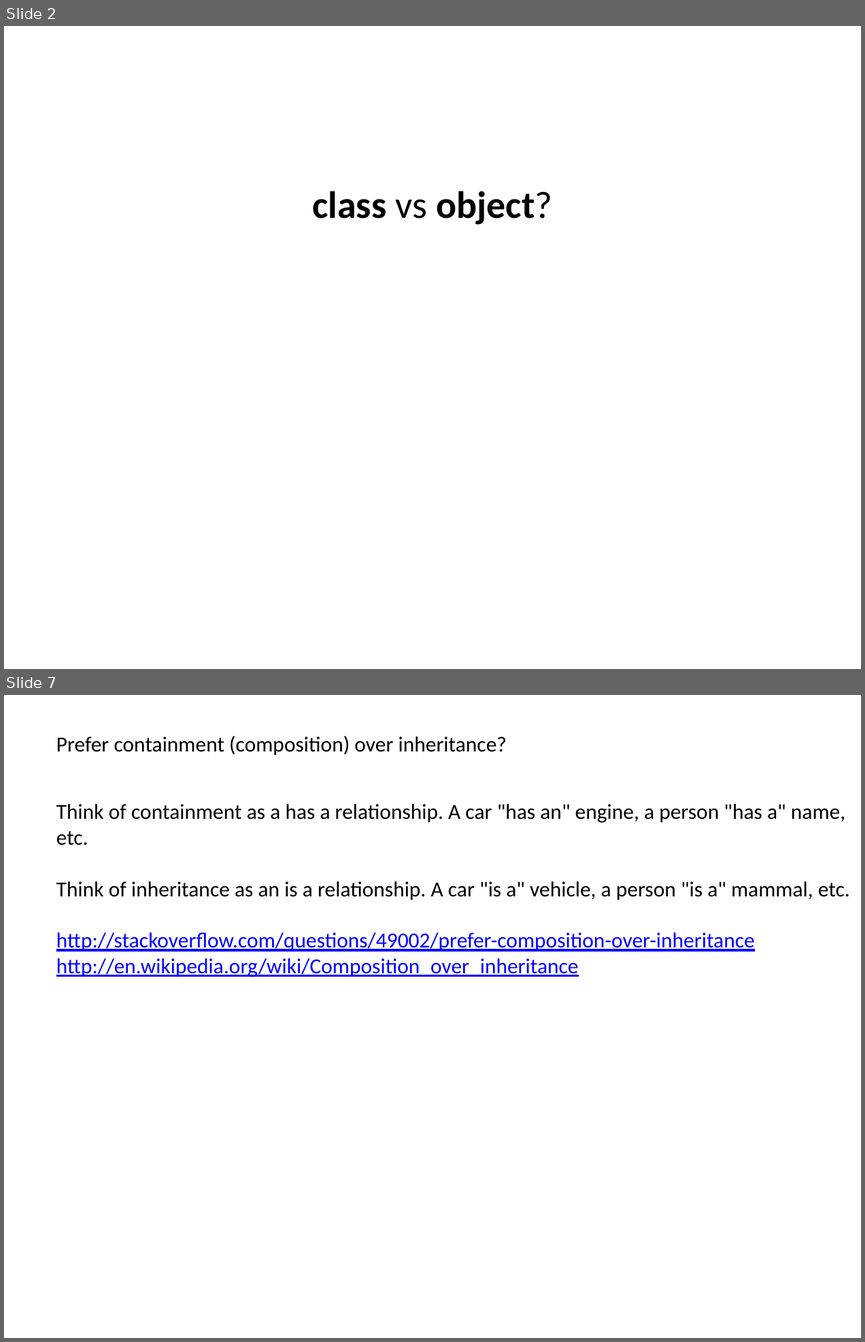
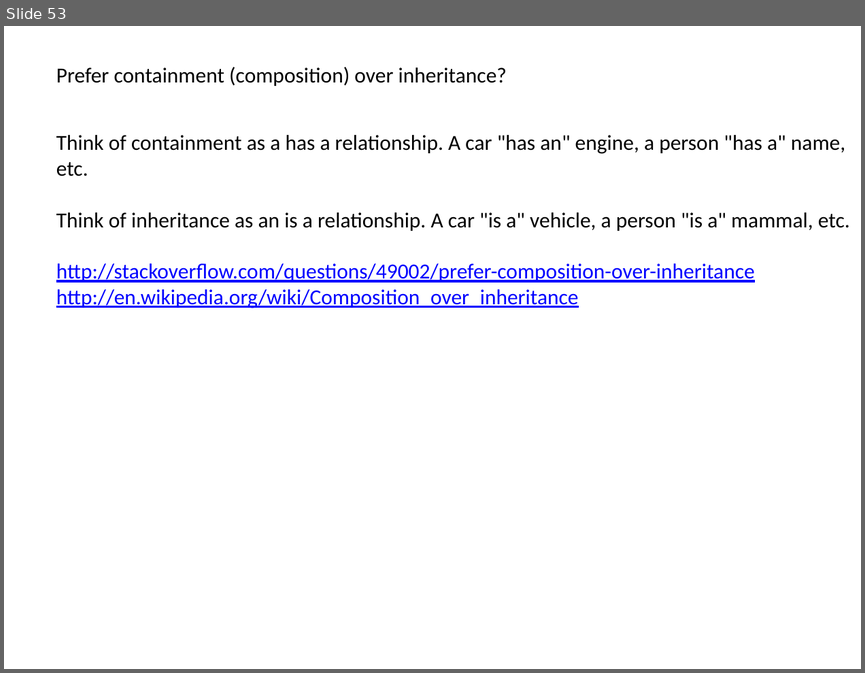
Before and after one commit to dzmitry-varabei/front-end-course, a slide deck: inheritance-in-javascript/Inheritance.pptx. Shown one above the other, each under a label of ours: slides 2 and 7 before the commit, slide 53 after it; the slides between them are not shown. The pictures are 865x1342 and 865x673 pixels, drawn with LibreOffice and Linux fonts; fonts in the diff are those of the drawing. Boxes give left, top, right and bottom in pixels: in the first picture for what was removed or moved away, otherwise in the second. Text is boxed around its words. In the diff, an @@ line names an element or a change of style, - is before the commit and + after.

```diff
--- a/inheritance-in-javascript/Inheritance.pptx
+++ b/inheritance-in-javascript/Inheritance.pptx
@@ slide 2 removed at [4,26,861,669], background #FFFFFF @@
@@ text removed at [312,191,553,225] @@
-class vs object?
@@ what was slide 7 is now slide 53 @@
```
Also in this commit, not shown: 5 other slides removed, 3 other files.
